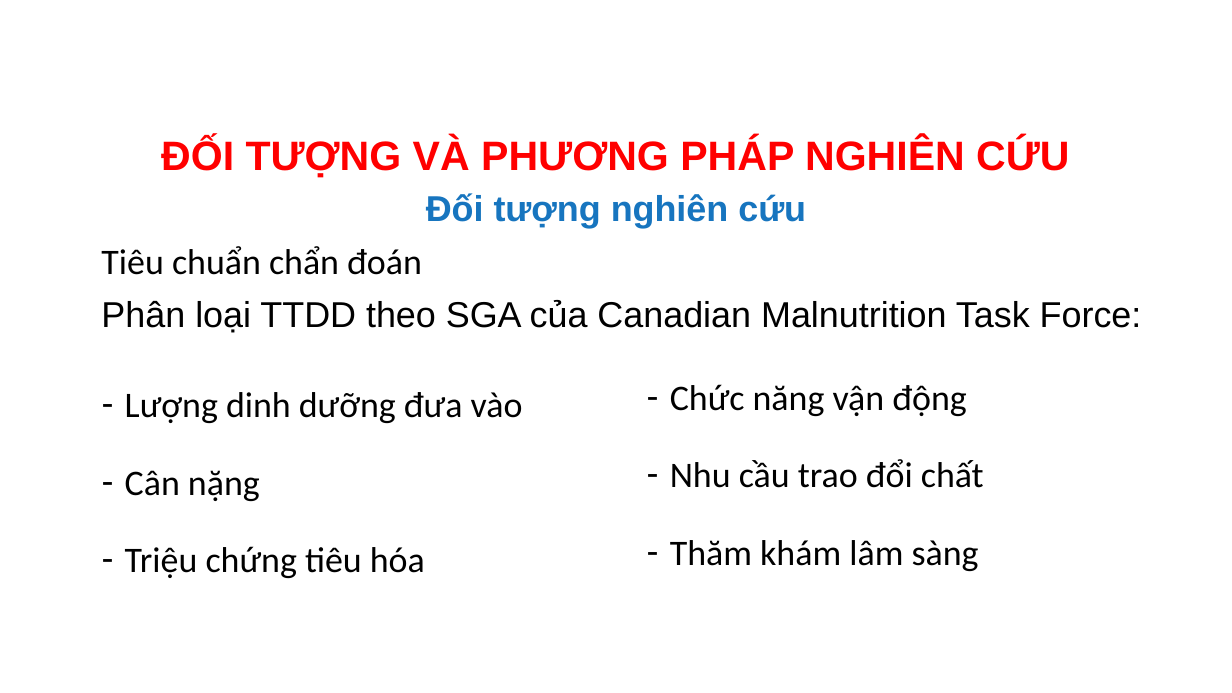
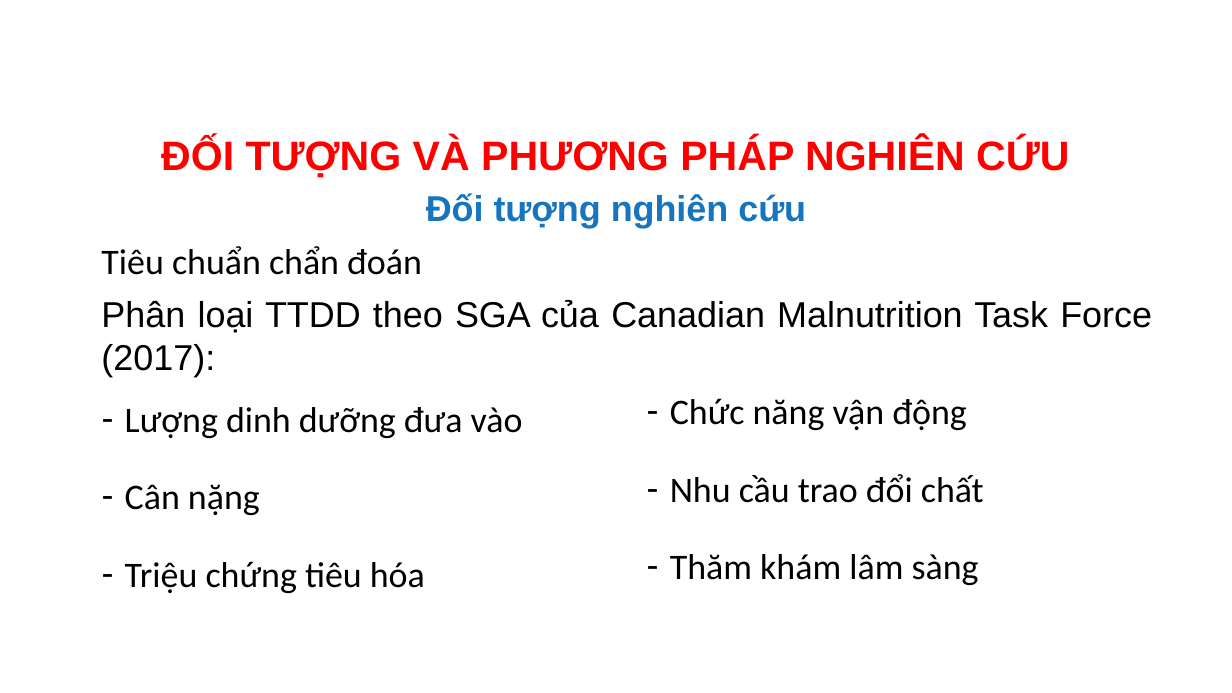
Before and after one commit to MedPocket/HPMUGraduation-thesis, a slide deck: slide 12 of Thuc-trang-va-mot-so-yeu-to-lien-quan-dinh-duong-BN-lao-phoi_Nhat-Nguyen.pptx. Drawn at 1232x693 pixels with LibreOffice and Linux fonts; fonts in the diff are those of the drawing; background and template pictures are left out. Boxes give left, top, right and bottom in pixels: in the first picture for what was removed or moved away, otherwise in the second. Text is boxed around its words. In the diff, an @@ line names an element or a change of style, - is before the commit and + after.

```diff
--- a/Thuc-trang-va-mot-so-yeu-to-lien-quan-dinh-duong-BN-lao-phoi_Nhat-Nguyen.pptx
+++ b/Thuc-trang-va-mot-so-yeu-to-lien-quan-dinh-duong-BN-lao-phoi_Nhat-Nguyen.pptx
@@ text at bbox=[101, 300, 1152, 377]: text changed @@
-Phân loại TTDD theo SGA của Canadian Malnutrition Task Force:
+Phân loại TTDD theo SGA của Canadian Malnutrition Task Force (2017):
@@ text "Lượng dinh dưỡng đưa vào": place and size @@
-text "Lượng dinh dưỡng đưa vào" at bbox=[125, 392, 523, 578]
+text "Lượng dinh dưỡng đưa vào" at bbox=[125, 407, 523, 593]
@@ text "Chức năng vận động": place and size @@
-text "Chức năng vận động" at bbox=[670, 384, 984, 571]
+text "Chức năng vận động" at bbox=[670, 398, 984, 585]
```
Also in this commit, not shown: 4 other slides changed, 4 other files.
